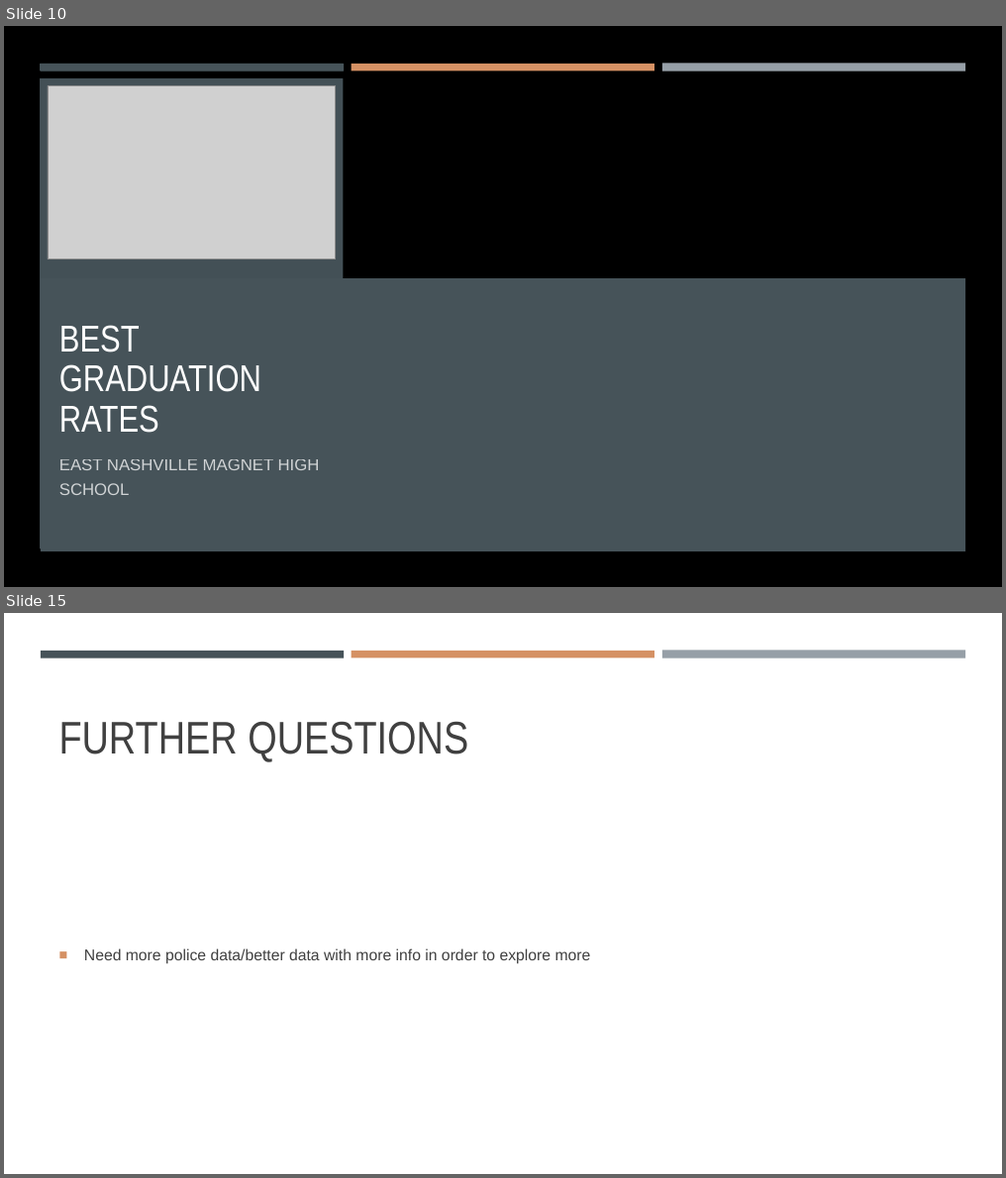
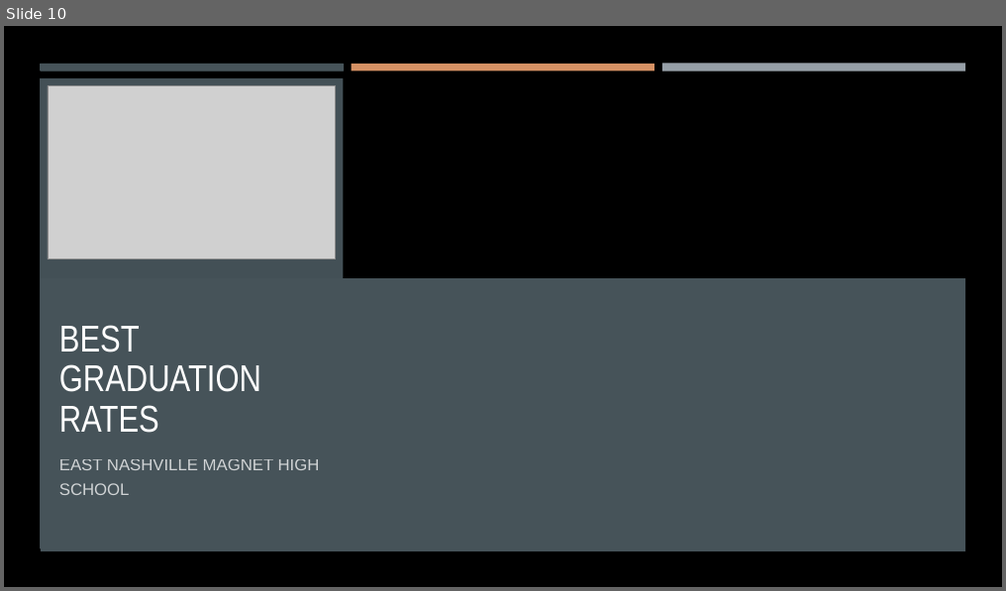
Before and after one commit to ericahen/capstone-da12, a slide deck: presentation/presentation.pptx. Shown one above the other, each under a label of ours: slides 10 and 15 before the commit, slide 10 after it; the slides between them are not shown. The pictures are 1006x1178 and 1006x591 pixels, drawn with LibreOffice and Linux fonts; fonts in the diff are those of the drawing; grey boxes stand for pictures; background and template pictures are left out. Boxes give left, top, right and bottom in pixels: in the first picture for what was removed or moved away, otherwise in the second. Text is boxed around its words. In the diff, an @@ line names an element or a change of style, - is before the commit and + after.

```diff
--- a/presentation/presentation.pptx
+++ b/presentation/presentation.pptx
@@ slide 15 removed at [4, 613, 1002, 1174], background #FFFFFF @@
@@ rectangle removed at [41, 651, 344, 658] @@
@@ rectangle removed at [351, 651, 654, 658] @@
@@ rectangle removed at [662, 651, 965, 659] @@
@@ title removed at [59, 721, 468, 762] @@
-FURTHER QUESTIONS
@@ text removed at [84, 949, 591, 964] @@
-■ Need more police data/better data with more info in order to explore more
```
Also in this commit, not shown: 5 slides changed, 6 slides added, 6 other slides removed.
